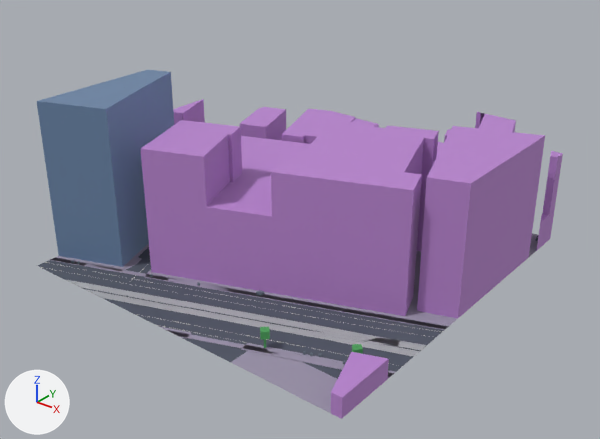
A saved change to the glTF model public/maps/melbourne/chunks/2_-16.glb.
Before and after are seen from a 50 mm lens placed at (444.8, 1676.6, 129.4), pointed at (299.4, 1858.5, 16.6). Arrows for +X, +Y and +Z are at lower left; the lights stay in place. The picture after the commit comes second. Where no turn or scale is listed for an object, it has been applied to the vertices. Vertices at exactly the same position are counted once.

The first picture shows 'compiled-chunk'.
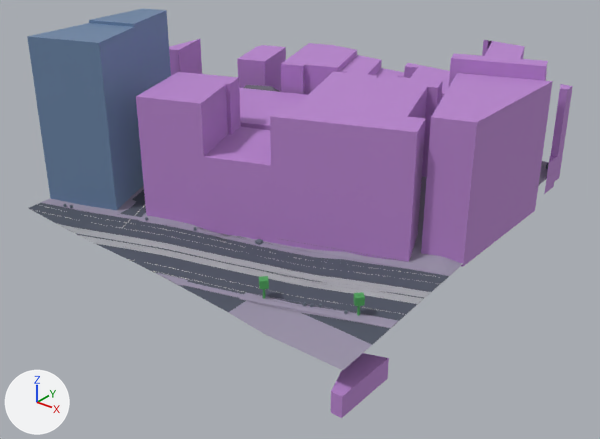
Location of each change, (x1, y1, x2, y2) in pixels of the pictures (600 x 439 px; the box of a moved part takes in the faces that stretch with it):
'compiled-chunk', reshaped, moved (17% taller): before (37, 70, 563, 419); after (27, 9, 573, 418)
part 1 of me_mesh_0, moved or reshaped (not visible before): after (353, 315, 384, 324)
part 2 of me_mesh_0, moved or reshaped: before (536, 214, 549, 251); after (544, 156, 558, 194)
part 3 of me_mesh_0, added (purple): after (169, 39, 202, 76)
part 4 of me_mesh_0, moved or reshaped: before (271, 120, 439, 316); after (270, 71, 442, 262)
part 5 of me_mesh_0, moved or reshaped: before (206, 173, 273, 293); after (204, 127, 272, 243)
part 6 of me_mesh_0, moved or reshaped: before (240, 107, 286, 141); after (237, 45, 286, 92)
part 7 of me_mesh_0, moved or reshaped: before (417, 126, 545, 319); after (421, 73, 553, 267)
part 8 of me_mesh_0, moved or reshaped: before (241, 136, 310, 177); after (239, 88, 307, 130)
part 9 of me_mesh_0, moved or reshaped: before (141, 120, 242, 282); after (136, 72, 241, 230)
part 10 of me_mesh_0, moved or reshaped: before (97, 70, 174, 145); after (89, 9, 171, 94)
part 11 of me_mesh_0, moved or reshaped: before (37, 84, 149, 267); after (27, 23, 144, 210)
part 12 of me_mesh_0, moved or reshaped: before (264, 329, 266, 348); after (263, 278, 265, 299)
part 13 of me_mesh_0, moved or reshaped: before (260, 327, 270, 340); after (259, 276, 269, 289)
part 14 of me_mesh_0, rebuilt: before (42, 151, 563, 419); after (32, 176, 545, 370)
part 15 of me_mesh_0, rebuilt: before (444, 112, 516, 142); after (449, 40, 548, 86)
part 16 of me_mesh_0, deleted: before (38, 233, 539, 378)
part 17 of me_mesh_0, built on: before (173, 99, 444, 156); after (29, 43, 573, 418)

The change, as a list of edits to the scene's bpy script:
```text
Change me_mesh_0:
    used by ob_compiled_chunk; location = (293.2, 1866.0, 26.5)
    remove me_mesh_0.from_pydata(...)  # 2179 vertices, 3225 faces; spans x -60.8..60.8, y -60.0..60.0, z -26.3..26.3
    add me_mesh_0.from_pydata(...)  # 3123 vertices, 4586 faces; spans x -60.8..60.8, y -60.0..60.0, z -36.3..36.3
    me_mesh_0 part 1: the loose piece of 8 vertices spanning x 50.5..60.8, y -42.8..-37.3, z -26.2..-26.1 is multiplied about its middle by the matrix ((1.0, 0.001, 0.025), (0.001, 0.997, -0.075), (-0.025, 0.075, 0.997)), then moved by (0.0, 0.0, 5.2)
    me_mesh_0 part 2: the loose piece of 6 vertices spanning x 58.5..60.8, y 48.9..56.0, z -26.3..-15.7 is moved by (0.0, 0.0, 10.3)
    me_mesh_0 part 3: the loose piece of 6 vertices spanning x -59.2..-53.4, y -0.5..17.6, z -26.3..9.7 is copied, and the copy is moved by (0.0, 0.0, 12.0); it spans x -59.2..-53.4, y -0.5..17.6, z -14.3..21.7
    me_mesh_0 part 4: the loose piece of 28 vertices spanning x -2.4..48.4, y -26.1..32.6, z -26.3..13.2 is moved by (0.0, 0.0, 6.1)
    me_mesh_0 part 5: the loose piece of 12 vertices spanning x -17.6..10.6, y -33.2..-1.0, z -26.3..-0.5 is moved by (0.0, 0.0, 5.5)
    me_mesh_0 part 6: the loose piece of 10 vertices spanning x -59.2..-42.9, y 29.8..54.1, z -26.3..-1.8 is moved by (0.0, 0.0, 14.6)
    me_mesh_0 part 7: the loose piece of 8 vertices spanning x 34.5..60.8, y -7.5..43.0, z -26.3..15.7 is moved by (0.0, 0.0, 6.7)
    me_mesh_0 part 8: the loose piece of 24 vertices spanning x -47.8..-0.3, y -13.5..31.5, z -26.3..-1.8 is moved by (0.0, 0.0, 7.8)
    me_mesh_0 part 9: the loose piece of 12 vertices spanning x -36.8..-8.6, y -40.1..-7.6, z -26.3..15.3 is moved by (0.0, 0.0, 5.5)
    me_mesh_0 part 10: the loose piece of 8 vertices spanning x -59.2..-44.3, y -29.5..-4.7, z -26.3..26.3 is moved by (0.0, 0.0, 10.1)
    me_mesh_0 part 11: the loose piece of 8 vertices spanning x -59.2..-37.1, y -51.7..-24.2, z -26.3..26.3 is moved by (0.0, 0.0, 9.1)
    me_mesh_0 part 12: the loose piece of 8 vertices spanning x 27.3..27.8, y -49.6..-49.1, z -26.1..-20.1 is moved by (0.0, 0.0, 5.2)
    me_mesh_0 part 13: the loose piece of 8 vertices spanning x 25.9..29.3, y -51.0..-47.7, z -22.5..-20.1 is moved by (0.0, 0.0, 5.2)
    me_mesh_0 part 14: the loose piece of 135 vertices spanning x -59.2..60.8, y -60.0..60.0, z -26.3..4.7 is rebuilt with 121 vertices and now spans x -59.2..60.8, y -60.0..60.0, z -22.5..-5.7
    me_mesh_0 part 15: the loose piece of 28 vertices spanning x 29.2..58.6, y 32.9..60.0, z -26.3..12.2 is rebuilt with 22 vertices and now spans x 29.2..58.6, y 32.9..60.0, z -11.8..26.7
    me_mesh_0 part 16: 72 loose pieces with 1697 vertices, spanning x -60.8..60.8, y -60.0..60.0, z -26.3..-2.2, are deleted
    me_mesh_0 part 17: 62 vertices removed from x -59.2..30.9, y -0.5..60.0, z -26.3..9.7; 2717 vertices added at x -60.8..60.8, y -60.0..60.0, z -36.3..20.1
    other edits to the shape of me_mesh_0 do not show in these pictures
Change ob_compiled_chunk:
    ob_compiled_chunk.location: (293.2, 1866.0, 26.5) -> (293.2, 1866.0, 36.8)
```
